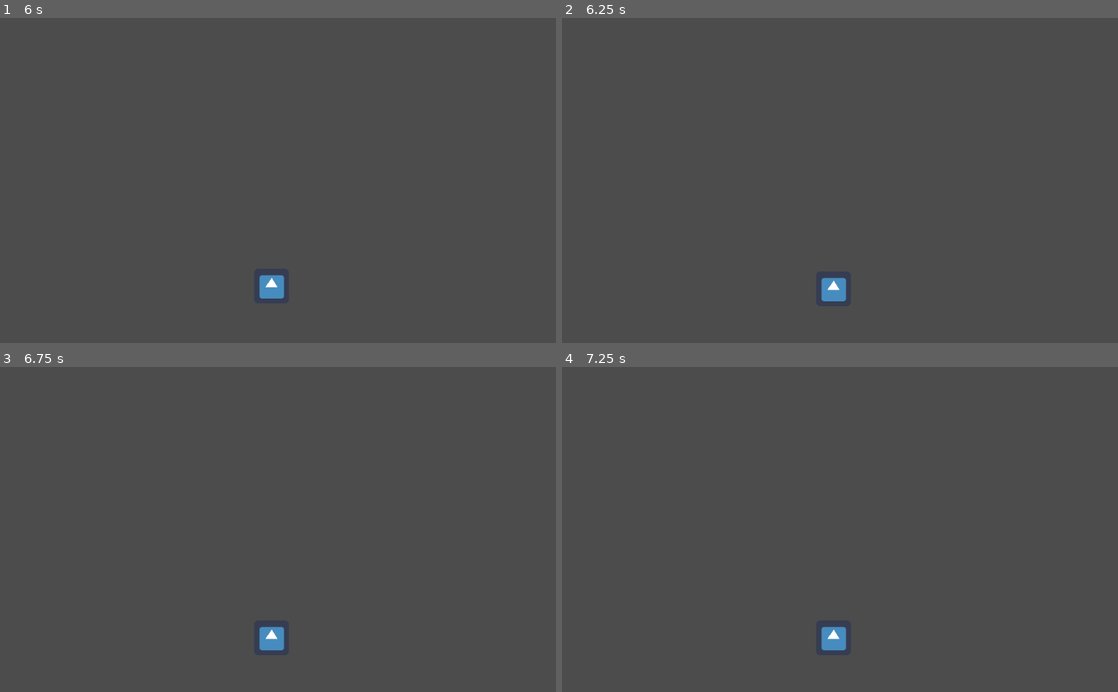
Above: before the commit, frames 1-4 (two rows, left to right).
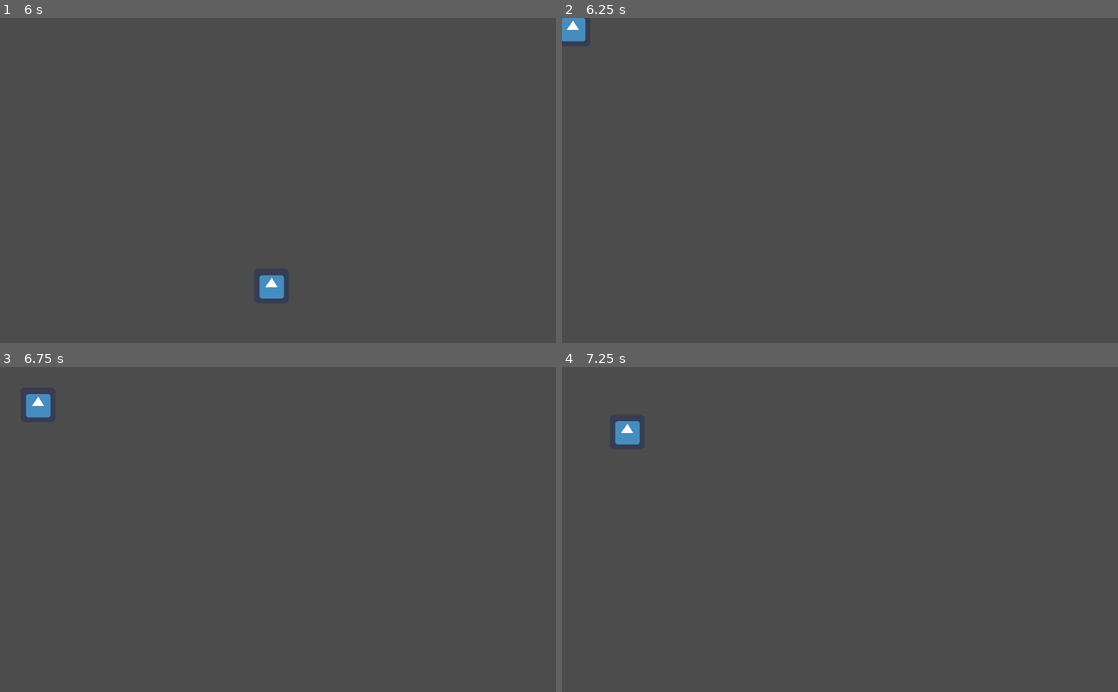
Above: after the commit, the same moments.

Repository: vadim-ilyn/godot-nodes
Game: Godot game, scene res://TweensTimeline/Main.tscn
The game is run twice, just before and just after one commit, with the same random seed, the same clock (stepped at 60 frames per second) and the same inputs. The engine's default icon, where the game draws it, is replaced by a stand-in: a white triangle on a blue panel in a dark square.
Inputs (mouse positions are in pixels of both pictures, inside the frame that each line leads up to):
- Up to frame 1 (6 s): move the mouse to (400, 164) at 0.52 s; click (400, 164) at 0.67 s; move the mouse to (166, 196) at 1.27 s; click (166, 196) at 1.42 s; move the mouse to (333, 109) at 2.02 s; click (333, 109) at 2.17 s; move the mouse to (250, 245) at 2.77 s; click (250, 245) at 2.92 s; move the mouse to (444, 229) at 3.52 s; click (444, 229) at 3.67 s; move the mouse to (111, 131) at 4.27 s; click (111, 131) at 4.42 s; move the mouse to (305, 180) at 5.02 s; click (305, 180) at 5.17 s; move the mouse to (194, 99) at 5.77 s; click (194, 99) at 5.92 s
- Up to frame 2 (6.25 s): no input
- Up to frame 3 (6.75 s): move the mouse to (400, 513) at 6.52 s; click (400, 513) at 6.67 s
- Up to frame 4 (7.25 s): no input

Frame 1 is identical in both runs. In frame 2, 0.6% of the frame differs, in the area x 0-52%, y 0-88%; in frame 3, 0.6%, in the area x 4-52%, y 8-88%; in frame 4, 0.6%.

Commit message:
Added some examples

Diff:
--- /dev/null
+++ b/Class/Class.gd
@@ -0,0 +1,7 @@
+extends Node
+
+var my_class = load("res://Class/MyClass.gd")
+
+func _ready():
+	var mc = my_class.new()
+	print(mc.get_signal_list())
--- /dev/null
+++ b/Class/Class.tscn
@@ -0,0 +1,10 @@
+[gd_scene load_steps=3 format=2]
+
+[ext_resource path="res://Class/Class.gd" type="Script" id=1]
+[ext_resource path="res://Class/MyClass.gd" type="Script" id=2]
+
+[node name="Node" type="Node"]
+script = ExtResource( 1 )
+
+[node name="Node2D" type="Node2D" parent="."]
+script = ExtResource( 2 )
--- /dev/null
+++ b/Class/MyClass.gd
@@ -0,0 +1,11 @@
+extends Object
+
+class_name MyClass, "res://Class/icon.png"
+
+func _init():
+	print("_init")
+
+# calling only when script is attached to node
+func _ready():
+	print("_ready")
+	print(self.get_class())
--- /dev/null
+++ b/InputEventsTests/InputTest.gd
@@ -0,0 +1,23 @@
+extends Node2D
+
+func _ready():
+	#set_process_input(false)
+	pass # Replace with function body.
+
+func _input(event):
+	get_tree().set_input_as_handled()
+	#print(event.get_class())
+	#print(event.as_text())
+	pass
+
+func _on_Button_mouse_entered():
+	print("OnMouseEntered")
+	pass
+
+func _on_Button_button_up():
+	print("OnMouseup")
+	pass
+
+func _on_Button_gui_input(event):
+	print("on_Button_gui_input")
+	pass
--- /dev/null
+++ b/InputEventsTests/InputTest.tscn
@@ -0,0 +1,20 @@
+[gd_scene load_steps=3 format=2]
+
+[ext_resource path="res://InputEventsTests/InputTest.gd" type="Script" id=1]
+[ext_resource path="res://InputEventsTests/Node.gd" type="Script" id=2]
+
+[node name="InputTest" type="Node2D"]
+script = ExtResource( 1 )
+
+[node name="Node" type="Node" parent="."]
+script = ExtResource( 2 )
+
+[node name="Button" type="Button" parent="."]
+margin_left = 268.0
+margin_top = 216.0
+margin_right = 370.0
+margin_bottom = 300.0
+
+[connection signal="button_up" from="Button" to="." method="_on_Button_button_up"]
+[connection signal="gui_input" from="Button" to="." method="_on_Button_gui_input"]
+[connection signal="mouse_entered" from="Button" to="." method="_on_Button_mouse_entered"]
--- /dev/null
+++ b/InputEventsTests/Node.gd
@@ -0,0 +1,8 @@
+extends Node
+
+# Called when the node enters the scene tree for the first time.
+func _ready():
+	pass # Replace with function body.
+
+func _input(event):
+	prints("Node", OS.get_system_time_msecs())
--- /dev/null
+++ b/Print/Print.gd
@@ -0,0 +1,14 @@
+extends Node
+
+# Declare member variables here. Examples:
+# var a = 2
+# var b = "text"
+
+# Called when the node enters the scene tree for the first time.
+func _ready():
+	var dictionary = {
+		"type": "purchase",
+		"result": "error",
+		"product_id": "the product id requested"
+	}
+	print(str(dictionary))
--- /dev/null
+++ b/Print/Print.tscn
@@ -0,0 +1,6 @@
+[gd_scene load_steps=2 format=2]
+
+[ext_resource path="res://Print/Print.gd" type="Script" id=1]
+
+[node name="Node" type="Node"]
+script = ExtResource( 1 )
--- /dev/null
+++ b/Timer/Some.gd
@@ -0,0 +1,7 @@
+extends Node
+
+func _init():
+	print("init")
+
+func on_timer_update():
+	print(OS.get_system_time_secs())
--- /dev/null
+++ b/Timer/Timer.gd
@@ -0,0 +1,11 @@
+extends Node
+
+var some = load("res://Timer/Some.gd")
+
+func _ready():
+	var some_object = some.new()
+
+	var events_handle_timer = Timer.new()
+	add_child(events_handle_timer)
+	events_handle_timer.start(1)
+	events_handle_timer.connect("timeout", some_object, "on_timer_update")
--- /dev/null
+++ b/Timer/Timer.tscn
@@ -0,0 +1,6 @@
+[gd_scene load_steps=2 format=2]
+
+[ext_resource path="res://Timer/Timer.gd" type="Script" id=1]
+
+[node name="Node" type="Node"]
+script = ExtResource( 1 )
--- a/TweensTimeline/Main.gd
+++ b/TweensTimeline/Main.gd
@@ -9,6 +9,7 @@
 	tl.set_tween(Vector2(0, 0), Vector2(200, 200), 2.0)
 	tl.set_tween(Vector2(200, 200), Vector2(500, 200), 2.0)
 	tl.set_tween(Vector2(500, 200), Vector2(500, 500), 2.0)
+	tl.set_repeat(true)
 	tl.start()
 	tl.connect("finish", self, "_on_animation_finish")
 
--- a/TweensTimeline/TimelineScript.gd
+++ b/TweensTimeline/TimelineScript.gd
@@ -6,6 +6,7 @@
 var setter
 var tweens = []
 var current_tween_index = 0
+var repeat = false
 
 func _ready():
 	tw = Tween.new()
@@ -44,6 +45,9 @@
 		easing = easing
 	})
 
+func set_repeat(enabled):
+	repeat = enabled
+
 func _set_value(value):
 	assert(setter)
 	setter.call_func(value)
@@ -56,6 +60,10 @@
 func _on_tween_finish(o, node_key_path):
 	current_tween_index += 1
 	if current_tween_index == tweens.size():
-		emit_signal("finish")
+		if repeat :
+			current_tween_index = 0
+			start()
+		else :
+			emit_signal("finish")
 	else :
 		start()
--- a/project.godot
+++ b/project.godot
@@ -8,14 +8,19 @@
 
 config_version=4
 
-_global_script_classes=[  ]
+_global_script_classes=[ {
+"base": "Object",
+"class": "MyClass",
+"language": "GDScript",
+"path": "res://Class/MyClass.gd"
+} ]
 _global_script_class_icons={
-
+"MyClass": "res://Class/icon.png"
 }
 
 [application]
 
-config/name="TestTween"
+config/name="GodotLessons"
 run/main_scene="res://TweensTimeline/Main.tscn"
 config/icon="res://icon.png"
 
Binary file added: Class/icon.png
Not shown, added: Class/icon.png.import
